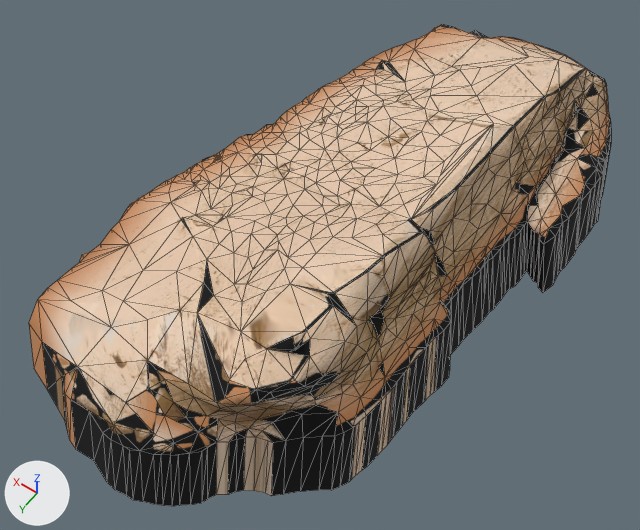
A saved change to the glTF model models/rock_mont_mercou.glb.
One viewpoint serves both versions: a camera (50 mm lens) standing at (-6.4, 15.7, 22.1) and looking at (3.0, 2.5, 1.4). The lights are fixed; the arrows at lower left show +X, +Y and +Z. The picture after the commit comes second. Mesh edges are drawn as thin lines. Vertices at exactly the same position are counted once.

In view in the first picture: 'mercou-col'.
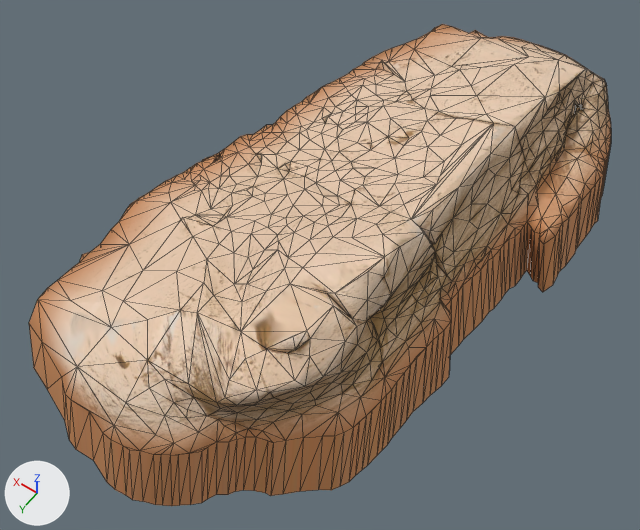
The change, as a diff of the scene's bpy script:
```diff
--- a/models/rock_mont_mercou.glb.py
+++ b/models/rock_mont_mercou.glb.py
@@ me_high_001 @@
 # used by ob_mercou_col; location = (0.0, 0.0, 1.5)
-me_high_001.from_pydata(...)  # 970 vertices, 1784 faces; spans x -2.7..8.9, y -9.8..10.9, z -1.5..3.8
+me_high_001.from_pydata(...)  # 911 vertices, 1640 faces; spans x -2.7..8.9, y -9.8..10.9, z -1.5..3.8
+# me_high_001 part 1
+# 1 vertex is removed from x 1.6, y 8.6, z 1.6
+# 8 faces are deleted
+# 4 new faces join them
+# me_high_001 part 2
+# 23 vertices are removed from x -2.2..-0.4, y -6.3..-4.3, z -1.5..2.6
+# 64 faces are deleted
+# 2 vertices are added at (-1.0, -6.5, -1.5), (-1.0, -6.2, -1.5)
+# 17 new faces join them
+# me_high_001 part 3
+# 35 vertices are removed from x 5.4..8.0, y 1.4..4.1, z -1.5..1.6
+# 131 faces are deleted
+# 2 vertices move within x 7.5, y 1.5..1.6, z 0.9
+# 41 new faces join them
+# me_high_001 part 4: 910 kept faces spanning x -2.7..8.4, y -9.8..10.9, z -1.5..3.7 get new texture (UV) coordinates
+# other edits to the shape of me_high_001 do not show in these pictures
 me_high_001.materials.append(mat_mercou_photo)
```

Changed parts and their boxes [x1, y1, x2, y2] in the pictures (640 x 530 px):
part 1 of me_high_001, reshaped: [191, 409, 236, 453] in both
part 2 of me_high_001, reshaped: before [555, 95, 611, 162]; after [555, 96, 611, 162]
part 3 of me_high_001, reshaped: [192, 149, 227, 223] in both
part 4 of me_high_001, surface changed: [42, 24, 611, 506] in both
